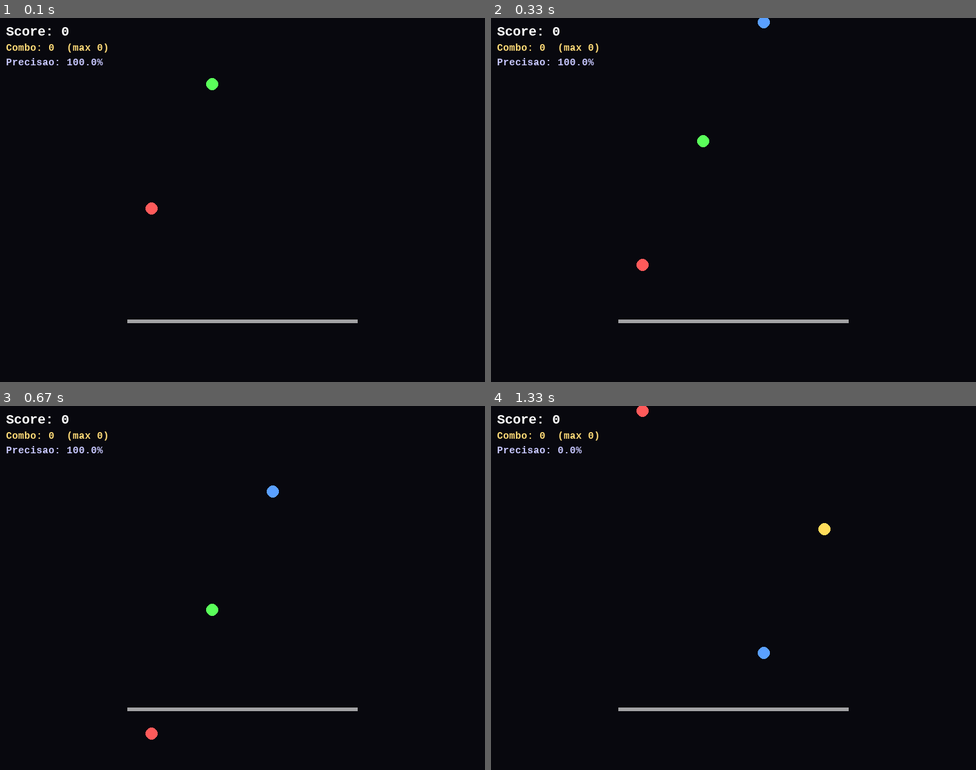
Above: before the commit, frames 1-4 (two rows, left to right).
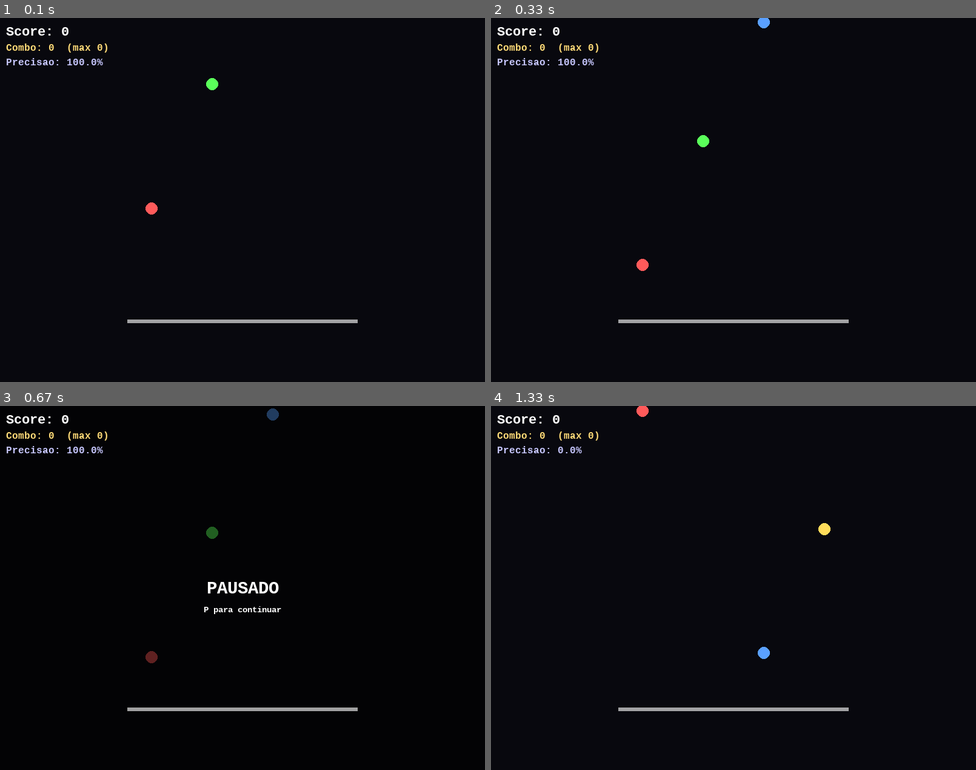
Above: after the commit, the same moments.

Repository: EzioMilanoX/OuroborosEngine
Game: pygame game, started from games/rhythm_game/main.py
The game is run twice, just before and just after one commit, with the same random seed, the same clock (stepped at 60 frames per second) and the same inputs.
Inputs:
- Up to frame 1 (0.1 s): no input
- Up to frame 2 (0.33 s): no input
- Up to frame 3 (0.67 s): tap P at 0.33 s
- Up to frame 4 (1.33 s): tap P at 0.67 s

Frames 1-2 are identical in both runs. In frame 3, 0.8% of the frame differs, in the area x 30-58%, y 0-92%; in frame 4, nothing differs.

Commit message:
Jogo Musical: tela de pausa real (P) via PauseScene + PauseOnActionSystem
Fecha a limitacao conhecida "Sem tela de pause real (ESC so sai do jogo)" do plano
original do vertical slice. PauseScene congela o World de verdade (nenhum ISystem
roda enquanto ela estiver no topo da pilha) e pausa a faixa via IAudioEngine.pause_track
no on_enter/resume_track no on_exit -- sem isso o IAudioClock continuaria avancando
contra o tempo real de parede e toda nota "em voo" seria auto-errada em massa ao
despausar. PauseOnActionSystem empilha a cena (mesmo molde de QuitOnActionSystem ja
existente); PauseScene reusa a mesma instancia de GameplayScene ja auto-empilhada
pra redesenhar o ultimo frame congelado por baixo do overlay, sem duplicar logica.

Novo binding "pause": KEY_P em data/input_bindings/rhythm_keyboard.json.

Co-Authored-By: Claude Sonnet 5 <noreply@anthropic.com>

Diff:
--- a/data/input_bindings/rhythm_keyboard.json
+++ b/data/input_bindings/rhythm_keyboard.json
@@ -3,5 +3,6 @@
   "lane_1": "KEY_S",
   "lane_2": "KEY_W",
   "lane_3": "KEY_D",
-  "quit": "KEY_ESCAPE"
+  "quit": "KEY_ESCAPE",
+  "pause": "KEY_P"
 }
--- a/games/rhythm_game/composition.py
+++ b/games/rhythm_game/composition.py
@@ -23,6 +23,8 @@
 from ouroboros.rhythm.runtime.schemas import NOTE_STATE_DTYPE
 
 from games.rhythm_game.hud import build_hud_callback
+from games.rhythm_game.pause_scene import PauseScene
+from games.rhythm_game.systems.pause_on_action_system import PauseOnActionSystem
 from games.rhythm_game.systems.quit_on_action_system import QuitOnActionSystem
 
 ARCHETYPE_NAME = "rhythm_note"
@@ -189,6 +191,19 @@
     world.register_system(judgment)
     world.register_system(QuitOnActionSystem(game_loop.input_provider, game_loop))
 
+    # A GameplayScene base ja foi auto-empilhada por GameLoop.__init__ (ROADMAP M2) --
+    # a PauseScene reusa essa MESMA instancia pra redesenhar o ultimo frame congelado
+    # por baixo do overlay de pausa, sem duplicar a logica de gather+draw.
+    pause_scene = PauseScene(
+        input_provider=game_loop.input_provider,
+        game_loop=game_loop,
+        audio_engine=game_loop.audio_engine,
+        track_id=TRACK_ID,
+        gameplay_scene=game_loop.current_scene,
+        viewport_size=(config.window_width, config.window_height),
+    )
+    world.register_system(PauseOnActionSystem(game_loop.input_provider, game_loop, pause_scene))
+
     game_loop.audio_engine.load_track(TRACK_ID, str(TRACK_AUDIO_PATH))
     game_loop.audio_engine.play_track(TRACK_ID)
 
--- a/games/rhythm_game/main.py
+++ b/games/rhythm_game/main.py
@@ -10,7 +10,7 @@
 
     python -m games.rhythm_game.main
 
-Controles: D/F/J/K para as 4 lanes, ESC para sair.
+Controles: A/S/W/D para as 4 lanes, P para pausar/continuar, ESC para sair.
 """
 from __future__ import annotations
 
--- /dev/null
+++ b/games/rhythm_game/pause_scene.py
@@ -0,0 +1,85 @@
+# This Source Code Form is subject to the terms of the Mozilla Public
+# License, v. 2.0. If a copy of the MPL was not distributed with this
+# file, You can obtain one at https://mozilla.org/MPL/2.0/.
+
+"""Tela de pausa real do Jogo Musical: congela o World e pausa o audio de verdade."""
+from __future__ import annotations
+
+from typing import Tuple
+
+from ouroboros.bootstrap.game_loop import GameLoop
+from ouroboros.bootstrap.scene import GameplayScene, IScene
+from ouroboros.core.world import World
+from ouroboros.interfaces.audio_engine import IAudioEngine
+from ouroboros.interfaces.input_provider import IInputProvider
+from ouroboros.interfaces.renderer import IRenderer
+
+_OVERLAY_RGBA = (0, 0, 0, 160)
+_TEXT_WHITE = (255, 255, 255, 255)
+
+
+class PauseScene(IScene):
+    """
+    Cena de pausa: `update()` nao faz NADA a nao ser checar a acao de
+    despausar (o `World` fica genuinamente congelado -- nenhum `ISystem`
+    roda enquanto esta cena estiver no topo, incluindo
+    `RhythmSpawnerSystem`/`JudgmentSystem`, que so veem `world.step()`
+    de novo depois do pop). `render()` redesenha o ultimo frame de
+    gameplay congelado (via a MESMA instancia de `GameplayScene` que ja
+    e a base da pilha -- stateless, reutilizavel, sem duplicar a logica
+    de gather+draw) e por cima um overlay translucido + "PAUSADO".
+
+    `on_enter`/`on_exit` pausam/retomam o audio de verdade
+    (`IAudioEngine.pause_track`/`resume_track`) -- sem isso, o
+    `IAudioClock` continuaria avancando contra o tempo real de parede
+    enquanto o `World` fica parado, e ao despausar toda nota "em voo"
+    seria auto-errada de uma vez (achado da revisao do plano).
+    """
+
+    def __init__(
+        self,
+        input_provider: IInputProvider,
+        game_loop: GameLoop,
+        audio_engine: IAudioEngine,
+        track_id: str,
+        gameplay_scene: GameplayScene,
+        viewport_size: Tuple[int, int],
+        pause_action_name: str = "pause",
+    ) -> None:
+        self._input_provider = input_provider
+        self._game_loop = game_loop
+        self._audio_engine = audio_engine
+        self._track_id = track_id
+        self._gameplay_scene = gameplay_scene
+        self._viewport_width, self._viewport_height = viewport_size
+        self._pause_action_name = pause_action_name
+
+    def on_enter(self, world: World, renderer: IRenderer) -> None:
+        self._audio_engine.pause_track(self._track_id)
+
+    def on_exit(self, world: World, renderer: IRenderer) -> None:
+        self._audio_engine.resume_track(self._track_id)
+
+    def update(self, world: World, delta_time: float) -> None:
+        if self._input_provider.is_action_pressed(self._pause_action_name):
+            self._game_loop.pop_scene()
+
+    def render(self, world: World, renderer: IRenderer) -> None:
+        self._gameplay_scene.render(world, renderer)
+        renderer.draw_ui_rect(0, 0, self._viewport_width, self._viewport_height, _OVERLAY_RGBA)
+        renderer.draw_text(
+            self._viewport_width / 2.0,
+            self._viewport_height / 2.0,
+            "PAUSADO",
+            32,
+            _TEXT_WHITE,
+            anchor="center",
+        )
+        renderer.draw_text(
+            self._viewport_width / 2.0,
+            self._viewport_height / 2.0 + 36.0,
+            "P para continuar",
+            16,
+            _TEXT_WHITE,
+            anchor="center",
+        )
--- /dev/null
+++ b/games/rhythm_game/systems/pause_on_action_system.py
@@ -0,0 +1,38 @@
+# This Source Code Form is subject to the terms of the Mozilla Public
+# License, v. 2.0. If a copy of the MPL was not distributed with this
+# file, You can obtain one at https://mozilla.org/MPL/2.0/.
+
+"""Sistema minimo especifico deste jogo: empilha a PauseScene ao apertar a acao 'pause'."""
+from __future__ import annotations
+
+from ouroboros.bootstrap.game_loop import GameLoop
+from ouroboros.bootstrap.scene import IScene
+from ouroboros.core.systems.base_system import ISystem
+from ouroboros.core.world import World
+from ouroboros.interfaces.input_provider import IInputProvider
+
+
+class PauseOnActionSystem(ISystem):
+    """
+    Chama `game_loop.push_scene(pause_scene)` quando a acao `pause`
+    (ligada a P em `data/input_bindings/rhythm_keyboard.json`) e
+    pressionada. Mesmo molde de `QuitOnActionSystem`: `game_loop` e
+    injetado no construtor porque `ISystem.update(world, delta_time)`
+    nao recebe uma referencia a ele.
+
+    So e alcancado enquanto `GameplayScene` estiver no topo da pilha
+    (e o que de fato chama `world.step()`, que roda este `ISystem`) --
+    isso ja impede sozinho um re-disparo enquanto `PauseScene` estiver
+    ativa, sem precisar de nenhuma guarda extra aqui. `PauseScene.update()`
+    e quem checa a MESMA acao pra desempilhar (ver `pause_scene.py`).
+    """
+
+    def __init__(self, input_provider: IInputProvider, game_loop: GameLoop, pause_scene: IScene) -> None:
+        self._input_provider = input_provider
+        self._game_loop = game_loop
+        self._pause_scene = pause_scene
+
+    def update(self, world: World, delta_time: float) -> None:
+        del world, delta_time
+        if self._input_provider.is_action_pressed("pause"):
+            self._game_loop.push_scene(self._pause_scene)
--- a/tests/games/test_rhythm_game_composition_headless.py
+++ b/tests/games/test_rhythm_game_composition_headless.py
@@ -17,6 +17,7 @@
 from ouroboros.bootstrap.game_loop import GameLoop
 
 from ouroboros.bootstrap.audio_bank_loader import AudioBankDefinitionError
+from ouroboros.bootstrap.scene import GameplayScene
 
 from games.rhythm_game import composition
 from games.rhythm_game.composition import (
@@ -25,6 +26,7 @@
     THREAT_TYPE_POOL_NAME,
     build_game,
 )
+from games.rhythm_game.pause_scene import PauseScene
 
 _JUDGMENT_LINE_Y = 500.0  # config.json: window_height=600 -> judgment_line_y = 600 - 100 (ver composition.py)
 
@@ -129,3 +131,70 @@
         "nota deveria estar visivelmente ACIMA da linha de julgamento logo apos nascer "
         "(antecedencia real via approach_seconds), nao em cima dela"
     )
+
+
+def _rig_pause_toggle_on_frame(game_loop: GameLoop, toggle_on_frame_indices):
+    """Instrumenta `game_loop.input_provider` com um contador de polls e faz
+    `is_action_pressed("pause")` retornar True exatamente nos indices de frame (0-based)
+    listados em `toggle_on_frame_indices` -- outras acoes continuam com o comportamento
+    real (sempre False, ja que nada simula tecla nenhuma sob o driver dummy)."""
+    frame_count = {"n": 0}
+    original_poll = game_loop.input_provider.poll
+    original_is_action_pressed = game_loop.input_provider.is_action_pressed
+
+    def counting_poll() -> None:
+        original_poll()
+        frame_count["n"] += 1
+
+    def fake_is_action_pressed(action_name: str) -> bool:
+        if action_name == "pause":
+            return frame_count["n"] in toggle_on_frame_indices
+        return original_is_action_pressed(action_name)
+
+    game_loop.input_provider.poll = counting_poll
+    game_loop.input_provider.is_action_pressed = fake_is_action_pressed
+    return frame_count
+
+
+def test_pressing_pause_pushes_pause_scene_and_freezes_the_world(game_loop: GameLoop):
+    frame_count = _rig_pause_toggle_on_frame(game_loop, toggle_on_frame_indices={2})
+    game_loop.input_provider.wants_quit = lambda: frame_count["n"] >= 3
+
+    game_loop.run()
+
+    assert isinstance(game_loop.current_scene, PauseScene)
+
+
+def test_world_and_audio_clock_stay_frozen_while_paused(game_loop: GameLoop):
+    frame_count = _rig_pause_toggle_on_frame(game_loop, toggle_on_frame_indices={2})
+    game_loop.input_provider.wants_quit = lambda: frame_count["n"] >= 3
+    game_loop.run()
+    assert isinstance(game_loop.current_scene, PauseScene)
+
+    note_count_at_pause = game_loop.world.get_pool(NOTE_STATE_POOL_NAME).count
+    clock = game_loop.audio_engine.get_clock()
+    frozen_at = clock.now_seconds()
+    assert clock.is_playing() is False
+
+    # roda mais alguns frames "pausado" -- nada deve mudar, mesmo com tempo real passando
+    game_loop.input_provider.wants_quit = lambda: frame_count["n"] >= 8
+    game_loop.run()
+
+    assert game_loop.world.get_pool(NOTE_STATE_POOL_NAME).count == note_count_at_pause
+    assert clock.now_seconds() == frozen_at
+
+
+def test_pressing_pause_again_pops_back_to_gameplay_and_resumes_audio(game_loop: GameLoop):
+    """Nota: a prova de que o audio realmente CONGELA (nao avanca contra o tempo real de
+    parede) e continua do valor certo ao retomar (nao reseta) ja e feita de forma direta e
+    determinística em `tests/interfaces/test_pygame_backend_headless.py`
+    (`test_pygame_audio_clock_freezes_now_seconds_while_paused`/`..._resumes_from_the_frozen_value...`)
+    -- aqui so confirmamos que o ciclo completo de push/pop via input de verdade funciona."""
+    frame_count = _rig_pause_toggle_on_frame(game_loop, toggle_on_frame_indices={2, 6})
+    game_loop.input_provider.wants_quit = lambda: frame_count["n"] >= 7
+
+    game_loop.run()
+
+    assert isinstance(game_loop.current_scene, GameplayScene)
+    clock = game_loop.audio_engine.get_clock()
+    assert clock.is_playing() is True
